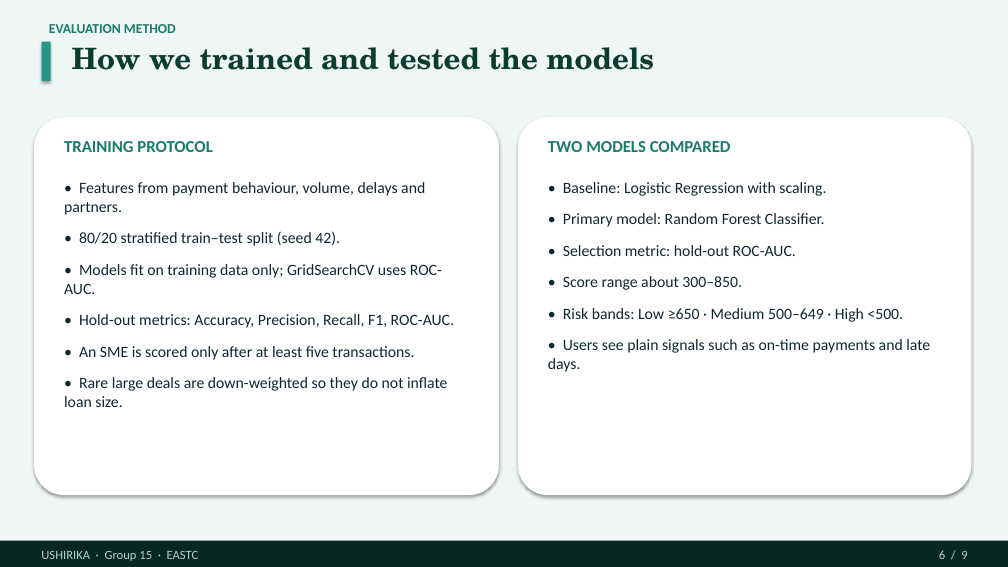
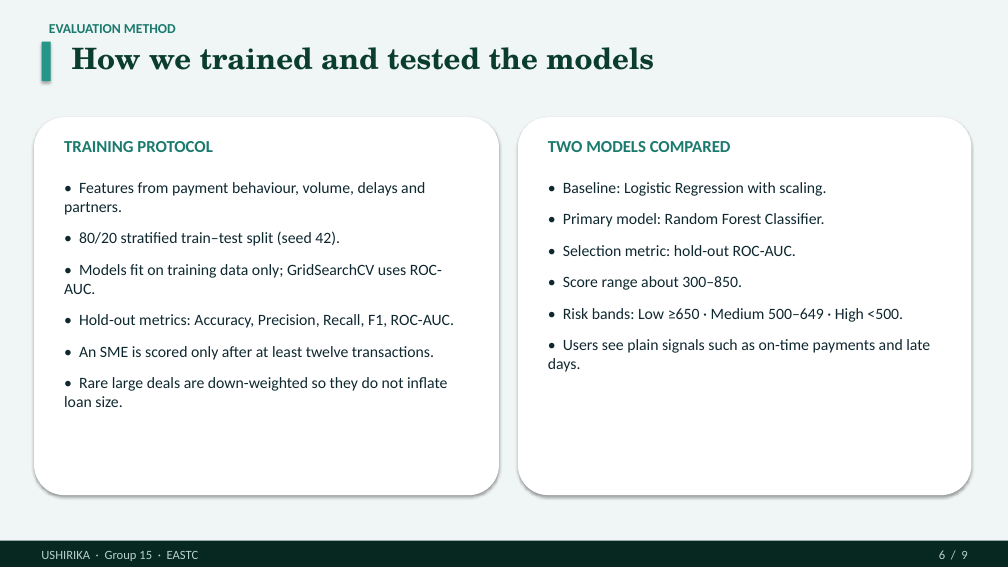
Before and after one commit to Dmmkuliku/ushirika-sme-credit, a slide deck: slide 6 of Presentation/Ushirika_Group15_Defence_Presentation.pptx. Drawn at 1008x567 pixels with LibreOffice and Linux fonts; fonts in the diff are those of the drawing. Boxes give left, top, right and bottom in pixels: in the first picture for what was removed or moved away, otherwise in the second. Text is boxed around its words. In the diff, an @@ line names an element or a change of style, - is before the commit and + after.

```diff
--- a/Presentation/Ushirika_Group15_Defence_Presentation.pptx
+++ b/Presentation/Ushirika_Group15_Defence_Presentation.pptx
@@ text at [79,346,434,360]: text changed @@
-• An SME is scored only after at least five transactions.
+• An SME is scored only after at least twelve transactions.
```
Also in this commit, not shown: 1 other file.
